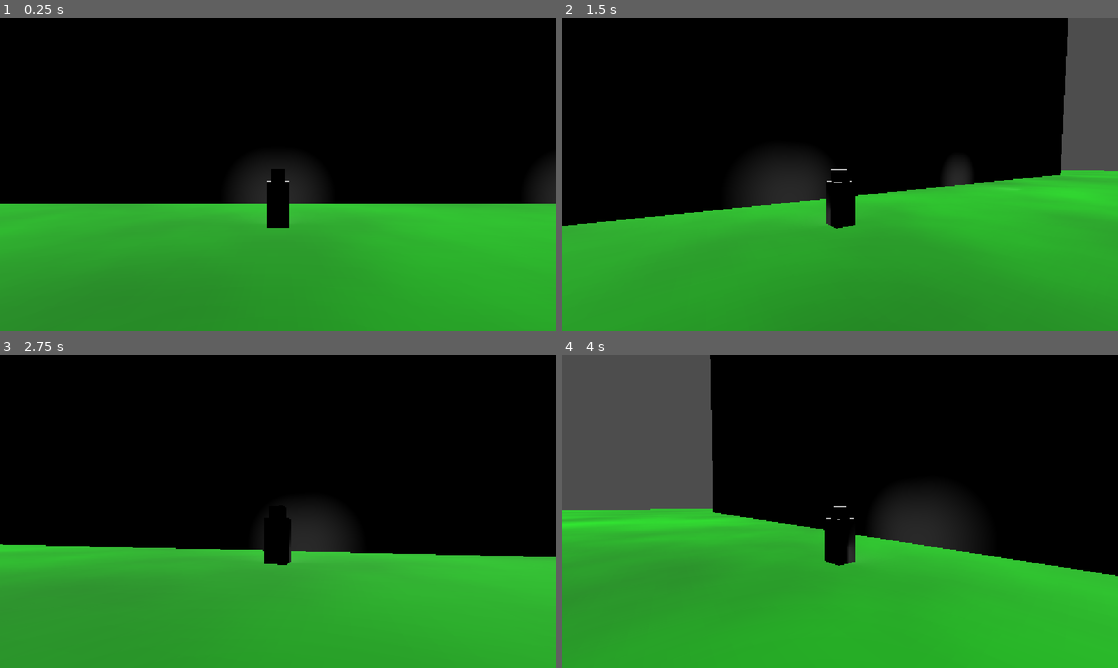
Above: before the commit, frames 1-4 (two rows, left to right).
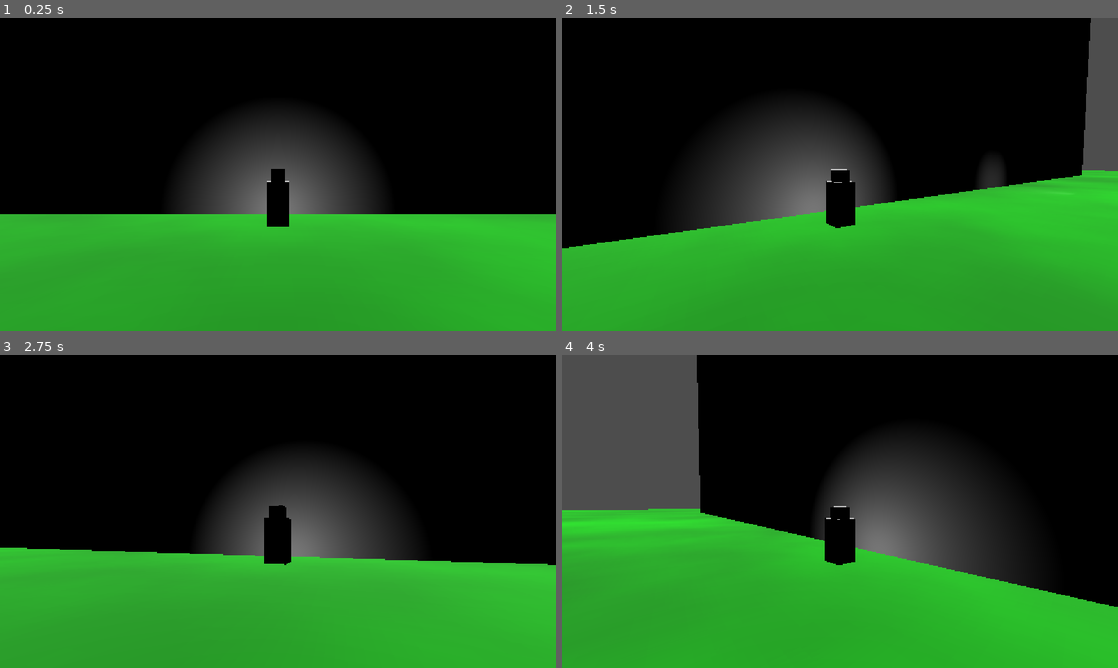
Above: after the commit, the same moments.

Repository: crissoll/contrast-like
Game: Godot game, scene res://scenes/test_camera_scene.tscn
Two runs of this game, one before a commit and one after it. Both use one fixed random seed, a clock stepped at 60 frames per second and the inputs below. The project has no main scene, so this scene is started directly.
Inputs (mouse positions are in pixels of both pictures, inside the frame that each line leads up to):
- Up to frame 1 (0.25 s): no input
- Up to frame 2 (1.5 s): tap Enter at 0.5 s; move the mouse to (867, 174) at 0.52 s; tap Space at 1.25 s; move the mouse to (812, 174) at 1.27 s
- Up to frame 3 (2.75 s): tap Enter at 2 s; move the mouse to (289, 505) at 2.02 s
- Up to frame 4 (4 s): tap Space at 2.75 s; move the mouse to (834, 517) at 2.77 s; tap Enter at 3.5 s; move the mouse to (878, 514) at 3.52 s

The runs differ from the first frame. In frame 1, 11% of the frame differs, in the area x 0-100%, y 30-96%; in frame 2, 14%, in the area x 0-100%, y 0-74%; in frame 3, 9.4%; in frame 4, 13%.

Commit message:
separated Walls collision from Camera collisions

Diff:
--- a/project.godot
+++ b/project.godot
@@ -46,6 +46,11 @@
 ]
 }
 
+[layer_names]
+
+3d_physics/layer_1="Walls"
+3d_physics/layer_2="Camera"
+
 [physics]
 
 3d/physics_engine="Jolt Physics"
--- a/scenes/player/camera_system.tscn
+++ b/scenes/player/camera_system.tscn
@@ -1,12 +1,13 @@
 [gd_scene format=3 uid="uid://boghcd8vbk00t"]
 
-[ext_resource type="Script" uid="uid://bu2kxtd3oeclv" path="res://scripts/player/camera_system.gd" id="1_6firl"]
+[ext_resource type="Script" uid="uid://bu2kxtd3oeclv" path="res://scripts/player/camera_handler.gd" id="1_6firl"]
 
-[node name="CameraSystem" type="Node3D" unique_id=1125210116]
+[node name="CameraHandler" type="Node3D" unique_id=1125210116]
 script = ExtResource("1_6firl")
 rotation_sensitivity = Vector2(0.01, 0.01)
 
 [node name="SpringArm3D" type="SpringArm3D" parent="." unique_id=2013334702]
+collision_mask = 2
 spring_length = 6.0
 
 [node name="Camera3D" type="Camera3D" parent="SpringArm3D" unique_id=1170627881]
--- a/scenes/player/player.tscn
+++ b/scenes/player/player.tscn
@@ -2,21 +2,7 @@
 
 [ext_resource type="PackedScene" uid="uid://boghcd8vbk00t" path="res://scenes/player/camera_system.tscn" id="1_8afob"]
 
-[sub_resource type="BoxMesh" id="BoxMesh_u25ut"]
-size = Vector3(1, 1.2807922, 1)
-
-[sub_resource type="BoxMesh" id="BoxMesh_8afob"]
-size = Vector3(1, 0.55885315, 1)
-
 [node name="Player" type="CharacterBody3D" unique_id=758579912]
 
-[node name="CameraSystem" parent="." unique_id=1125210116 instance=ExtResource("1_8afob")]
+[node name="CameraHandler" parent="." unique_id=1125210116 instance=ExtResource("1_8afob")]
 transform = Transform3D(1, 0, 0, 0, 1, 0, 0, 0, 1, 0, 1.4787053, 0)
-
-[node name="MeshInstance3D" type="MeshInstance3D" parent="." unique_id=887427056]
-transform = Transform3D(0.6232473, 0, 0, 0, 1, 0, 0, 0, 0.6335432, 0, 0.6312103, 0)
-mesh = SubResource("BoxMesh_u25ut")
-
-[node name="MeshInstance3D2" type="MeshInstance3D" parent="." unique_id=936064089]
-transform = Transform3D(0.40289268, 0, 0, 0, 0.6464411, 0, 0, 0, 0.40954837, 0, 1.4443748, 0)
-mesh = SubResource("BoxMesh_8afob")
--- a/scenes/test_camera_scene.tscn
+++ b/scenes/test_camera_scene.tscn
@@ -6,13 +6,15 @@
 script/source = "extends Node3D
 
 @onready
-var camera_system: CompCameraHandler = $\"../CameraSystem\"
+var camera_system: CompCameraHandler = $\"../CameraHandler\"
 @onready
 var player: CharacterBody3D = $\"..\"
 
 @export
 var move_speed : float = 100.0
 
+var acceleration := 40.0
+var cur_speed : float = 0.0
 
 func _physics_process(delta: float) -> void:
 	var move_vector := Input.get_vector(
@@ -21,12 +23,34 @@
 		&\"move_forward\",
 		&\"move_backward\"
 	)
-	player.velocity = move_speed * (
+
+	if(move_vector.length() < 0.1):
+		cur_speed = 0
+	elif cur_speed < move_speed:
+		cur_speed += acceleration * delta
+
+	player.velocity = cur_speed * (
 		move_vector.x * camera_system.basis.x +
 	 	move_vector.y * camera_system.basis.z * Vector3(1,0,1)
-	)
+	) + player.velocity * Vector3.UP
+
+	if(!player.is_on_floor()):
+		player.velocity.y -= 10.0 * delta
+	else:
+		player.velocity.y = 0
+	print(player.velocity.y)
 	player.move_and_slide()
 "
+
+[sub_resource type="CapsuleShape3D" id="CapsuleShape3D_u25ut"]
+radius = 0.6
+height = 1.9335938
+
+[sub_resource type="BoxMesh" id="BoxMesh_u25ut"]
+size = Vector3(1, 1.2807922, 1)
+
+[sub_resource type="BoxMesh" id="BoxMesh_8afob"]
+size = Vector3(1, 0.55885315, 1)
 
 [sub_resource type="Gradient" id="Gradient_a1bje"]
 colors = PackedColorArray(0, 0.3764706, 0, 1, 0, 0.68235296, 0, 1)
@@ -44,8 +68,15 @@
 
 [sub_resource type="PlaneMesh" id="PlaneMesh_u25ut"]
 material = SubResource("StandardMaterial3D_k7qrq")
+size = Vector2(200, 200)
 
 [sub_resource type="WorldBoundaryShape3D" id="WorldBoundaryShape3D_8qguc"]
+
+[sub_resource type="BoxMesh" id="BoxMesh_k7qrq"]
+size = Vector3(1, 1, 4.1186523)
+
+[sub_resource type="BoxShape3D" id="BoxShape3D_k7qrq"]
+size = Vector3(1, 1, 2.5966187)
 
 [sub_resource type="BoxMesh" id="BoxMesh_6firl"]
 size = Vector3(1, 1, 0.25097656)
@@ -56,28 +87,55 @@
 [node name="TestCameraScene" type="Node3D" unique_id=445648679]
 
 [node name="Player" parent="." unique_id=758579912 instance=ExtResource("1_8qguc")]
+transform = Transform3D(1, 0, 0, 0, 1, 0, 0, 0, 1, 0, 0, -2.5181751)
+floor_max_angle = 1.553343
 
 [node name="TempMoveSyst" type="Node3D" parent="Player" unique_id=1475648199]
 script = SubResource("GDScript_u25ut")
 
-[node name="AreaLight3D" type="AreaLight3D" parent="Player" unique_id=649147940]
+[node name="AreaLight3D" type="OmniLight3D" parent="Player" unique_id=1183214467]
 
-[node name="MeshInstance3D" type="MeshInstance3D" parent="." unique_id=1202879567]
-transform = Transform3D(100, 0, 0, 0, 100, 0, 0, 0, 100, 0, 0, 0)
+[node name="CollisionShape3D" type="CollisionShape3D" parent="Player" unique_id=1052210143]
+transform = Transform3D(1, 0, 0, 0, 1, 0, 0, 0, 1, 0, 0.9748261, 0)
+shape = SubResource("CapsuleShape3D_u25ut")
+
+[node name="Model" type="Node3D" parent="Player" unique_id=1241413087]
+transform = Transform3D(0.6232473, 0, 0, 0, 1, 0, 0, 0, 0.6335432, 0, 0.6312103, 0)
+
+[node name="Body" type="MeshInstance3D" parent="Player/Model" unique_id=2055906226]
+mesh = SubResource("BoxMesh_u25ut")
+
+[node name="Head" type="MeshInstance3D" parent="Player/Model" unique_id=54942618]
+transform = Transform3D(0.6464411, 0, 0, 0, 0.6464411, 0, 0, 0, 0.6464411, 0, 0.8131645, 0)
+mesh = SubResource("BoxMesh_8afob")
+
+[node name="Floor" type="MeshInstance3D" parent="." unique_id=1202879567]
 mesh = SubResource("PlaneMesh_u25ut")
 
-[node name="StaticBody3D2" type="StaticBody3D" parent="MeshInstance3D" unique_id=1471188961]
-transform = Transform3D(1, 0, 0, 0, 1, 0, 0, 0, 1, 0, 0, -0.16738312)
+[node name="StaticBody3D" type="StaticBody3D" parent="Floor" unique_id=1471188961]
+collision_layer = 3
+collision_mask = 0
 
-[node name="CollisionShape3D" type="CollisionShape3D" parent="MeshInstance3D/StaticBody3D2" unique_id=1107810162]
-transform = Transform3D(1, 0, 0, 0, 1, 0, 0, 0, 1, 0, 0.0041634366, -0.1866455)
+[node name="CollisionShape3D" type="CollisionShape3D" parent="Floor/StaticBody3D" unique_id=1107810162]
 shape = SubResource("WorldBoundaryShape3D_8qguc")
+
+[node name="MeshInstance3D" type="MeshInstance3D" parent="Floor" unique_id=2111797225]
+transform = Transform3D(1, 0, 0, 0, 0.72905, 0.68446046, 0, -0.68446046, 0.72905, 0, 0.504989, 5.206497)
+mesh = SubResource("BoxMesh_k7qrq")
+
+[node name="StaticBody3D" type="StaticBody3D" parent="Floor/MeshInstance3D" unique_id=142439947]
+
+[node name="CollisionShape3D" type="CollisionShape3D" parent="Floor/MeshInstance3D/StaticBody3D" unique_id=1016857129]
+transform = Transform3D(1, 0, 0, 0, 1, 0, 0, 0, 1, 0, 4.7683716e-07, 0.79830885)
+shape = SubResource("BoxShape3D_k7qrq")
 
 [node name="Wall" type="MeshInstance3D" parent="." unique_id=1223354117]
 transform = Transform3D(100, 0, 0, 0, 100, 0, 0, 0, 100, 0, 0, -16.738312)
 mesh = SubResource("BoxMesh_6firl")
 
 [node name="StaticBody3D" type="StaticBody3D" parent="Wall" unique_id=1550609615]
+collision_layer = 3
+collision_mask = 0
 
 [node name="CollisionShape3D" type="CollisionShape3D" parent="Wall/StaticBody3D" unique_id=380498800]
 transform = Transform3D(1, 0, 0, 0, 1, 0, 0, 0, 1, 0, 0, -0.1866455)
@@ -89,5 +147,3 @@
 
 [node name="AreaLight3D" type="AreaLight3D" parent="." unique_id=1694917261]
 transform = Transform3D(1, 0, 0, 0, 1, 0, 0, 0, 1, 15.017998, 0, 0)
-
-[editable path="Player"]
Renamed: scripts/player/camera_system.gd -> scripts/player/camera_handler.gd
Renamed: scripts/player/camera_system.gd.uid -> scripts/player/camera_handler.gd.uid
